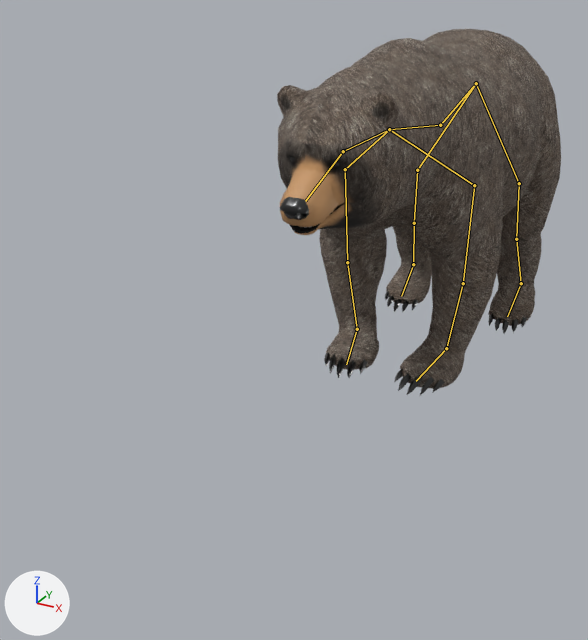
Before and after pictures for a commit that changed the Blender file model/bear/bear.blend.
The view is the same before and after, from a 50 mm lens placed at (3.75, -10.83, 5.28), pointed at (-0.73, -2.68, 1.21). The lights are fixed; the arrows at lower left show +X, +Y and +Z. The bones that bend it are drawn over the model as lines.

In view in the first picture: 'uploads_files_147354_bear(7)'.
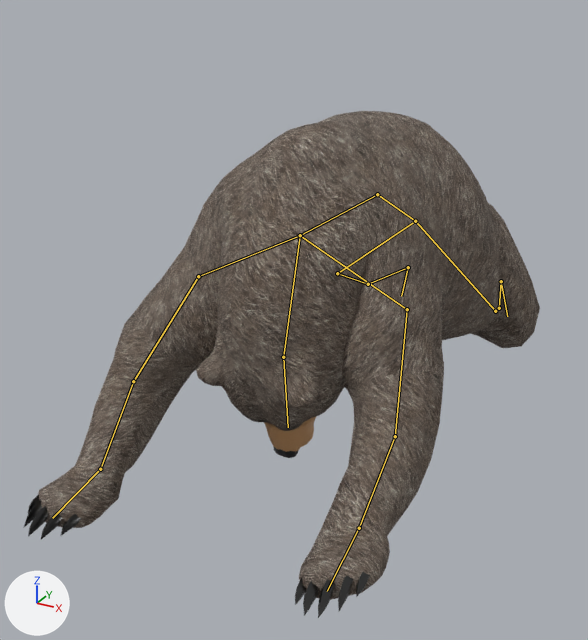
The newer file adds an action. The first version stands in its rest pose; the second is drawn at frame 63 of the action 'slam'.

The edits, one by one:
Bone 'Bone' (bone_bone) moves from (0.0, 0.0, 0.0) to (0.0, 2.59, 0.95).
Bone 'Bone' (bone_bone) turns from (0, 0, 0) to (-41, 0, 0) degrees about its own x, y and z.
Bone 'Bone.001' (bone_bone_001) turns from (0, 0, 0) to (49, -1, 1) degrees about its own x, y and z.
Bone 'Bone.002' (bone_bone_002) turns from (0, 0, 0) to (67, 0, 0) degrees about its own x, y and z.
Bone 'Bone.004' (bone_bone_004) turns from (0, 0, 0) to (-18, -19, -3) degrees about its own x, y and z.
Bone 'Bone.005' (bone_bone_005) turns from (0, 0, 0) to (-26, -7, -9) degrees about its own x, y and z.
Bone 'Bone.010' (bone_bone_010) turns from (0, 0, 0) to (-23, -5, 1) degrees about its own x, y and z.
Bone 'Bone.006' (bone_bone_006) turns from (0, 0, 0) to (58, 0, 0) degrees about its own x, y and z.
Bone 'Bone.012' (bone_bone_012) turns from (0, 0, 0) to (-31, -4, 35) degrees about its own x, y and z.
Bone 'Bone.013' (bone_bone_013) turns from (0, 0, 0) to (-19, 12, 30) degrees about its own x, y and z.
Bone 'Bone.018' (bone_bone_018) turns from (0, 0, 0) to (-43, 45, -34) degrees about its own x, y and z.
Bone 'Bone.014' (bone_bone_014) turns from (0, 0, 0) to (45, 0, 0) degrees about its own x, y and z.
Bone 'Bone.007' (bone_bone_007) moves from (0.0, 0.0, 0.0) to (0.89, 1.44, 2.18).
Bone 'Bone.007' (bone_bone_007) turns from (0, 0, 0) to (28, -17, -4) degrees about its own x, y and z.
Bone 'Bone.008' (bone_bone_008) turns from (0, 0, 0) to (-40, 0, 0) degrees about its own x, y and z.
Bone 'Bone.009' (bone_bone_009) turns from (0, 0, 0) to (-8, -6, 21) degrees about its own x, y and z.
Bone 'Bone.015' (bone_bone_015) moves from (0.0, 0.0, 0.0) to (-0.96, 1.44, 2.15).
Bone 'Bone.015' (bone_bone_015) turns from (0, 0, 0) to (23, 14, 3) degrees about its own x, y and z.
Bone 'Bone.016' (bone_bone_016) turns from (0, 0, 0) to (-34, 0, 0) degrees about its own x, y and z.
Bone 'Bone.017' (bone_bone_017) turns from (0, 0, 0) to (-18, 7, -30) degrees about its own x, y and z.

Pixel boxes (x1, y1, x2, y2) of what changed, in the pictures (588 x 640 px):
'uploads_files_147354_bear(7)', posed (81% wider, 38% taller)
    before: (277, 29, 561, 395)
    after: (24, 111, 540, 618)
bone 'Bone', root to tip
    before: (476, 83) to (440, 125)
    after: (415, 221) to (377, 194)
bone 'Bone.001', root to tip
    before: (440, 125) to (389, 129)
    after: (377, 194) to (300, 235)
bone 'Bone.002', root to tip
    before: (389, 129) to (343, 151)
    after: (300, 235) to (283, 357)
bone 'Bone.004', root to tip
    before: (389, 129) to (474, 185)
    after: (300, 235) to (407, 309)
bone 'Bone.005', root to tip
    before: (474, 185) to (463, 283)
    after: (407, 309) to (395, 436)
bone 'Bone.010', root to tip
    before: (463, 283) to (446, 348)
    after: (395, 436) to (359, 528)
bone 'Bone.006', root to tip
    before: (446, 348) to (416, 381)
    after: (359, 528) to (327, 591)
bone 'Bone.012', root to tip
    before: (389, 129) to (345, 169)
    after: (300, 235) to (198, 276)
bone 'Bone.013', root to tip
    before: (345, 169) to (347, 262)
    after: (198, 276) to (133, 381)
bone 'Bone.018', root to tip
    before: (347, 262) to (357, 329)
    after: (133, 381) to (100, 469)
bone 'Bone.014', root to tip
    before: (357, 329) to (346, 364)
    after: (100, 469) to (52, 518)
bone 'Bone.007', root to tip
    before: (476, 83) to (519, 183)
    after: (415, 221) to (495, 311)
bone 'Bone.008', root to tip
    before: (519, 183) to (516, 239)
    after: (495, 311) to (499, 308)
bone 'Bone.009', root to tip
    before: (521, 283) to (507, 316)
    after: (501, 281) to (507, 316)
bone 'Bone.015', root to tip
    before: (476, 83) to (417, 170)
    after: (415, 221) to (337, 273)
bone 'Bone.016', root to tip
    before: (417, 170) to (414, 223)
    after: (337, 273) to (368, 284)
bone 'Bone.017', root to tip
    before: (413, 264) to (401, 296)
    after: (408, 267) to (401, 296)
